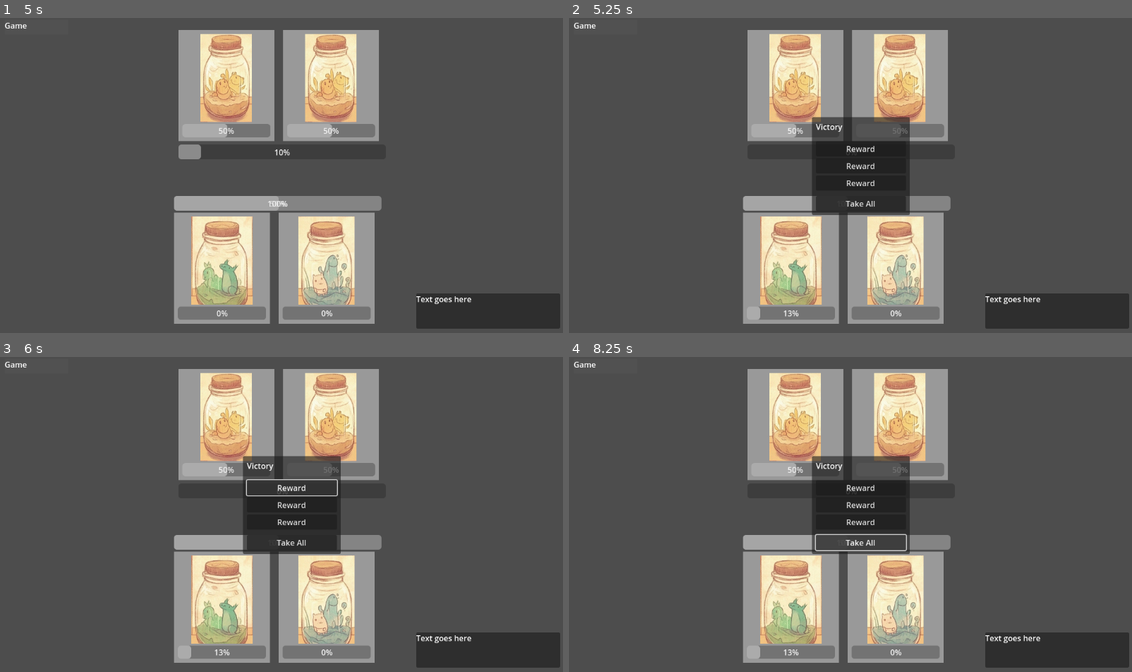
Above: before the commit, frames 1-4 (two rows, left to right).
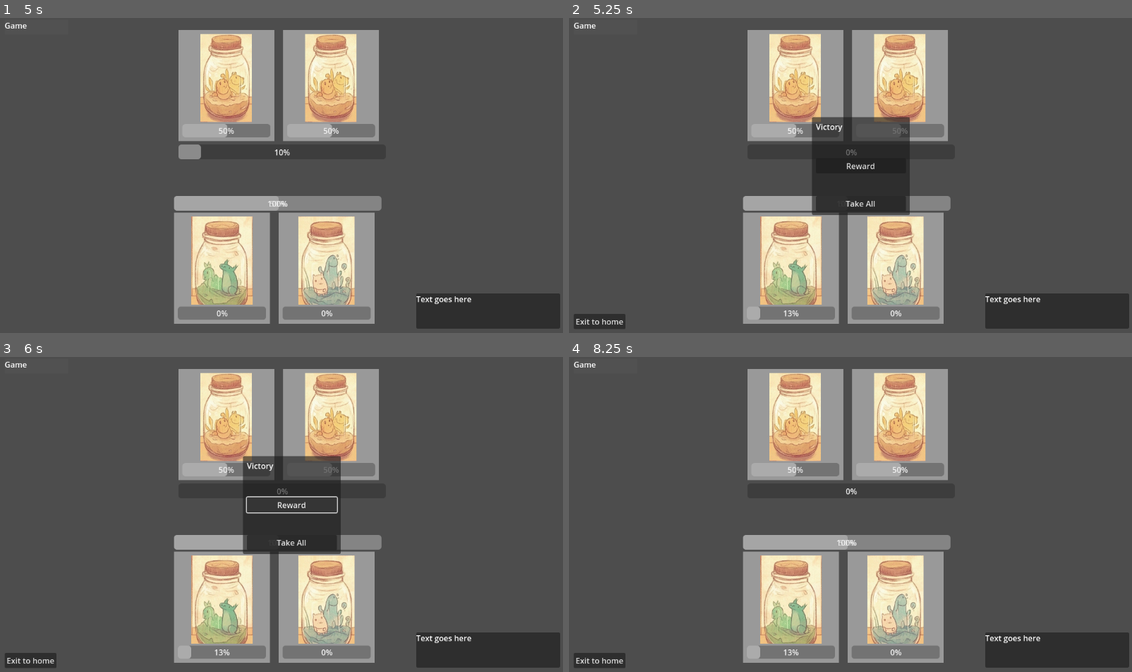
Above: after the commit, the same moments.

Repository: jwNorwood/scifi_idle
Game: Godot game, scene res://Scenes/Screens/Combat/Combat.tscn
Same seed, same stepped clock (60 frames per second), same inputs: the game is played once before the commit and once after it. This scene is started directly instead of the project's main scene. The engine's default icon, where the game draws it, is replaced by a stand-in: a white triangle on a blue panel in a dark square.
Inputs (mouse positions are in pixels of both pictures, inside the frame that each line leads up to):
- Up to frame 1 (5 s): tap Enter at 0.5 s; move the mouse to (405, 159) at 0.52 s; move the mouse to (168, 191) at 1.27 s; move the mouse to (337, 106) at 2.02 s; move the mouse to (253, 238) at 2.77 s; tap Space at 3.5 s; move the mouse to (450, 222) at 3.52 s; move the mouse to (112, 128) at 4.27 s
- Up to frame 2 (5.25 s): move the mouse to (878, 175) at 5.02 s
- Up to frame 3 (6 s): click "Reward" at 5.75 s
- Up to frame 4 (8.25 s): click "Reward" at 6.5 s; click "Reward" at 7.25 s; click "Take All" at 8 s

Frame 1 is identical in both runs. In frame 2, 0.5% of the frame differs, in the area x 0-55%, y 40-99%; in frame 3, 0.8%; in frame 4, 5.5%, in the area x 0-61%, y 31-99%.

Commit message:
More progress

Diff:
--- a/Scenes/Component/Player_Combat/player.gd
+++ b/Scenes/Component/Player_Combat/player.gd
@@ -76,3 +76,7 @@
 		print("heal")
 	health = amount
 	healthBar.value = amount
+
+
+func _on_button_pressed():
+	pass # Replace with function body.
--- /dev/null
+++ b/Scenes/Component/RewardModal/reward.gd
@@ -0,0 +1,4 @@
+extends Button
+
+func takeReward():
+	print("take reward")
--- /dev/null
+++ b/Scenes/Component/RewardModal/reward.tscn
@@ -0,0 +1,7 @@
+[gd_scene load_steps=2 format=3 uid="uid://dfwuojxaop8n0"]
+
+[ext_resource type="Script" uid="uid://bxxtnmlfwibyf" path="res://Scenes/Component/RewardModal/reward.gd" id="1_cqiax"]
+
+[node name="Reward" type="Button"]
+text = "Reward"
+script = ExtResource("1_cqiax")
--- /dev/null
+++ b/Scenes/Component/RewardModal/reward_modal.gd
@@ -0,0 +1,26 @@
+extends Control
+
+var rewards = []
+
+
+
+func closeModal():
+	print("close")
+
+func openModal():
+	print("open modal")
+
+func setRewards(newRewards):
+	print("rewards", newRewards)
+
+func takeAllRewards():
+	print("yoink")
+	EventBus.player_gold_change.emit(10)
+	self.visible = false
+
+
+func _on_take_all_pressed():
+	takeAllRewards()
+
+func _on_reward_pressed():
+	print("single reward")
--- a/Scenes/Component/RewardModal/reward_modal.tscn
+++ b/Scenes/Component/RewardModal/reward_modal.tscn
@@ -1,10 +1,14 @@
-[gd_scene format=3 uid="uid://ccol2flf1p1or"]
+[gd_scene load_steps=3 format=3 uid="uid://ccol2flf1p1or"]
+
+[ext_resource type="Script" uid="uid://b41ay68fjehi1" path="res://Scenes/Component/RewardModal/reward_modal.gd" id="1_7lsvc"]
+[ext_resource type="PackedScene" uid="uid://dfwuojxaop8n0" path="res://Scenes/Component/RewardModal/reward.tscn" id="2_7sdmp"]
 
 [node name="RewardModal" type="Control"]
 layout_mode = 3
 anchors_preset = 0
 size_flags_horizontal = 4
 size_flags_vertical = 4
+script = ExtResource("1_7lsvc")
 
 [node name="Panel" type="Panel" parent="."]
 layout_mode = 0
@@ -37,17 +41,8 @@
 [node name="Rewards" type="VBoxContainer" parent="Panel/MarginContainer/VBoxContainer"]
 layout_mode = 2
 
-[node name="Reward" type="Button" parent="Panel/MarginContainer/VBoxContainer/Rewards"]
+[node name="Reward" parent="Panel/MarginContainer/VBoxContainer/Rewards" instance=ExtResource("2_7sdmp")]
 layout_mode = 2
-text = "Reward"
-
-[node name="Reward2" type="Button" parent="Panel/MarginContainer/VBoxContainer/Rewards"]
-layout_mode = 2
-text = "Reward"
-
-[node name="Reward3" type="Button" parent="Panel/MarginContainer/VBoxContainer/Rewards"]
-layout_mode = 2
-text = "Reward"
 
 [node name="Take All" type="Button" parent="Panel/MarginContainer/VBoxContainer"]
 unique_name_in_owner = true
@@ -55,3 +50,6 @@
 size_flags_vertical = 10
 text = "Take All
 "
+
+[connection signal="pressed" from="Panel/MarginContainer/VBoxContainer/Rewards/Reward" to="." method="_on_reward_pressed"]
+[connection signal="pressed" from="Panel/MarginContainer/VBoxContainer/Take All" to="." method="_on_take_all_pressed"]
--- /dev/null
+++ b/Scenes/Component/UpgradeSelect/Upgrade.tscn
@@ -0,0 +1,39 @@
+[gd_scene format=3 uid="uid://dnwtltk3u3yko"]
+
+[node name="Upgrade" type="Control"]
+layout_mode = 3
+anchors_preset = 15
+anchor_right = 1.0
+anchor_bottom = 1.0
+grow_horizontal = 2
+grow_vertical = 2
+size_flags_horizontal = 6
+size_flags_vertical = 6
+
+[node name="MarginContainer" type="MarginContainer" parent="."]
+layout_mode = 1
+anchors_preset = 15
+anchor_right = 1.0
+anchor_bottom = 1.0
+grow_horizontal = 2
+grow_vertical = 2
+theme_override_constants/margin_left = 16
+theme_override_constants/margin_top = 16
+theme_override_constants/margin_right = 16
+theme_override_constants/margin_bottom = 16
+
+[node name="Panel" type="Panel" parent="MarginContainer"]
+custom_minimum_size = Vector2(300, 500)
+layout_mode = 2
+
+[node name="Button" type="Button" parent="MarginContainer/Panel"]
+custom_minimum_size = Vector2(200, 80)
+layout_mode = 1
+anchors_preset = 12
+anchor_top = 1.0
+anchor_right = 1.0
+anchor_bottom = 1.0
+offset_top = -31.0
+grow_horizontal = 2
+grow_vertical = 0
+text = "Button"
--- /dev/null
+++ b/Scenes/Component/UpgradeSelect/UpgradeSelect.tscn
@@ -0,0 +1,36 @@
+[gd_scene load_steps=2 format=3 uid="uid://dwsnj8b2b8r1v"]
+
+[ext_resource type="PackedScene" uid="uid://dnwtltk3u3yko" path="res://Scenes/Component/UpgradeSelect/Upgrade.tscn" id="1_tn1su"]
+
+[node name="UpgradeSelect" type="Control"]
+layout_mode = 3
+anchors_preset = 15
+anchor_right = 1.0
+anchor_bottom = 1.0
+grow_horizontal = 2
+grow_vertical = 2
+
+[node name="Background" type="Panel" parent="."]
+layout_mode = 1
+anchors_preset = 15
+anchor_right = 1.0
+anchor_bottom = 1.0
+grow_horizontal = 2
+grow_vertical = 2
+
+[node name="UpgradeOptionList" type="HBoxContainer" parent="Background"]
+layout_mode = 1
+anchors_preset = 15
+anchor_right = 1.0
+anchor_bottom = 1.0
+grow_horizontal = 2
+grow_vertical = 2
+
+[node name="Upgrade2" parent="Background/UpgradeOptionList" instance=ExtResource("1_tn1su")]
+layout_mode = 2
+
+[node name="Upgrade" parent="Background/UpgradeOptionList" instance=ExtResource("1_tn1su")]
+layout_mode = 2
+
+[node name="Upgrade3" parent="Background/UpgradeOptionList" instance=ExtResource("1_tn1su")]
+layout_mode = 2
--- a/Scenes/Screens/Combat/Combat.tscn
+++ b/Scenes/Screens/Combat/Combat.tscn
@@ -31,6 +31,14 @@
 offset_left = 3.0
 offset_right = 3.0
 
+[node name="Exit" type="Button" parent="GameUi"]
+unique_name_in_owner = true
+visible = false
+layout_mode = 2
+size_flags_horizontal = 0
+size_flags_vertical = 8
+text = "Exit to home"
+
 [node name="Dialogue" parent="GameUi" instance=ExtResource("7_a6pxh")]
 layout_mode = 2
 size_flags_horizontal = 8
@@ -44,3 +52,6 @@
 [node name="GameManager" type="Node" parent="."]
 unique_name_in_owner = true
 script = ExtResource("6_vsb8f")
+
+[connection signal="pressed" from="GameUi/Exit" to="Game Elements/Player" method="_on_button_pressed"]
+[connection signal="pressed" from="GameUi/Exit" to="GameManager" method="_on_exit_pressed"]
--- a/Scenes/Screens/Combat/Managers/combatManager.gd
+++ b/Scenes/Screens/Combat/Managers/combatManager.gd
@@ -1,13 +1,14 @@
 extends Node
 
 @onready var rewardModal = %RewardModal
-@onready var button = %Button
 @onready var parent = $".."
+@onready var exitToHome = %Exit
+
+var expToReward: int = 1
 
 # Called when the node enters the scene tree for the first time.
 func _ready():
 	pass # Replace with function body.
-
 
 # Called every frame. 'delta' is the elapsed time since the previous frame.
 func _process(delta):
@@ -15,15 +16,15 @@
 
 func onGameEnd(victory):
 	print("victory ", victory)
+	EventBus.player_experience_change.emit(expToReward)
 	rewardModal.show()
+	exitToHome.show()
 
 func returnToOverworld():
 	# change the scene
-	EventBus.player_gold_change.emit(10)
 	self.get_parent().queue_free()
 	# something else
 	#on modal closed
 
-
-func _on_button_pressed():
+func _on_exit_pressed():
 	returnToOverworld()
--- a/Scenes/Screens/Overworld/Overworld.tscn
+++ b/Scenes/Screens/Overworld/Overworld.tscn
@@ -1,8 +1,7 @@
-[gd_scene load_steps=7 format=3 uid="uid://b5wiob1qsvgme"]
+[gd_scene load_steps=6 format=3 uid="uid://b5wiob1qsvgme"]
 
 [ext_resource type="Script" uid="uid://b86om6jc1myiq" path="res://Scenes/Screens/Overworld/overworld_manager.gd" id="1_b4646"]
 [ext_resource type="PackedScene" uid="uid://meys4iq7byla" path="res://Scenes/Component/Player_Overworld/Player_Overworld.tscn" id="1_nkdty"]
-[ext_resource type="PackedScene" uid="uid://kbfxir70fqor" path="res://Scenes/Component/Encounter/Encoutner.tscn" id="2_4pktn"]
 [ext_resource type="Script" uid="uid://dkguj0nkr84ft" path="res://Scenes/Screens/Overworld/ui_manager.gd" id="3_6x3sf"]
 [ext_resource type="PackedScene" uid="uid://ce3v12qhxd3ci" path="res://Scenes/Component/ModifierList/ModifierList.tscn" id="3_sm4cn"]
 [ext_resource type="PackedScene" uid="uid://i78lmxhc0t8l" path="res://Scenes/Component/ModalEncounterInfo/modal_encounter_info.tscn" id="3_sw3xe"]
--- a/Scenes/Screens/Overworld/ui_manager.gd
+++ b/Scenes/Screens/Overworld/ui_manager.gd
@@ -1,13 +1,19 @@
 extends Node
 
 @onready var goldValue = %GoldValue
+@onready var expValue = 1
 
 func goldChange(value: int):
 	print("gold changed: ", value)
 	goldValue.text = str(value)
 
+func expChange(value: int):
+	print("exp change: ", value)
+
 func _ready():
 	# player events
 	EventBus.player_gold_value_updated.connect(goldChange)
+	EventBus.player_experience_value_updated.connect(expChange)
 
 	goldValue.text = str(GlobalPlayer.playerGold)
+	expValue = GlobalPlayer.playerExp
--- a/Scripts/event_bus.gd
+++ b/Scripts/event_bus.gd
@@ -2,12 +2,16 @@
 
 # Player Events
 signal player_gold_change(value: int)
+signal player_experience_change(value: int)
+signal player_level_change(value: int)
 signal player_item_change(item: Dictionary, add: bool)
 signal player_team_change(team: Array)
 signal player_inventory_team_change(team: Array)
 signal player_modifier_add(modifier: Dictionary)
 
 signal player_gold_value_updated(value: int)
+signal player_experience_value_updated(value: int)
+signal player_level_value_updated(value: int)
 signal player_items_updated(items: Array)
 signal player_team_value_updated(team: Array)
 signal player_inventory_team_value_updated(team: Array)
--- a/Scripts/global_player.gd
+++ b/Scripts/global_player.gd
@@ -6,6 +6,38 @@
 var playerTeamInventory = []
 var playerItems = []
 var playerModifiers = []
+var playerExp: int = 0
+var playerLevel = 1
+
+func experienceToNextLevel(level: int) -> int:
+	print("Calculating experience to next level for level: ", level)
+	return 10
+
+func experienceChange(value: int) -> int:
+	var newValue = value + playerExp
+	if (newValue >= 0):
+		playerExp = newValue
+		if (playerExp >= experienceToNextLevel(playerLevel)):
+			playerLevel += 1
+			EventBus.player_level_value_updated.emit(playerLevel)
+			print("Player leveled up to level: ", playerLevel)
+			return playerLevel
+		EventBus.player_experience_value_updated.emit(newValue)
+		return newValue
+	else :
+		return playerExp
+
+
+func levelChange(value: int) -> int:
+	var newValue = value + playerLevel
+	if (newValue >= 0):
+		playerLevel = newValue
+		EventBus.player_level_value_updated.emit(newValue)
+		# open the level up modal
+		print("Player level changed to: ", newValue)
+		return newValue
+	else:
+		return playerLevel
 
 func goldChange(value: int) -> int:
 	var newValue = value + playerGold
@@ -37,3 +69,9 @@
 
 func _ready():
 	EventBus.player_gold_change.connect(goldChange)
+	EventBus.player_experience_change.connect(experienceChange)
+	EventBus.player_level_change.connect(levelChange)
+	EventBus.player_team_change.connect(teamChange)
+	EventBus.player_inventory_team_change.connect(inventoryTeamChange)
+	EventBus.player_item_change.connect(itemChange)
+	EventBus.player_modifier_add.connect(modifierAdd)
Not shown, added: Scenes/Component/RewardModal/reward.gd.uid
Not shown, added: Scenes/Component/RewardModal/reward_modal.gd.uid
